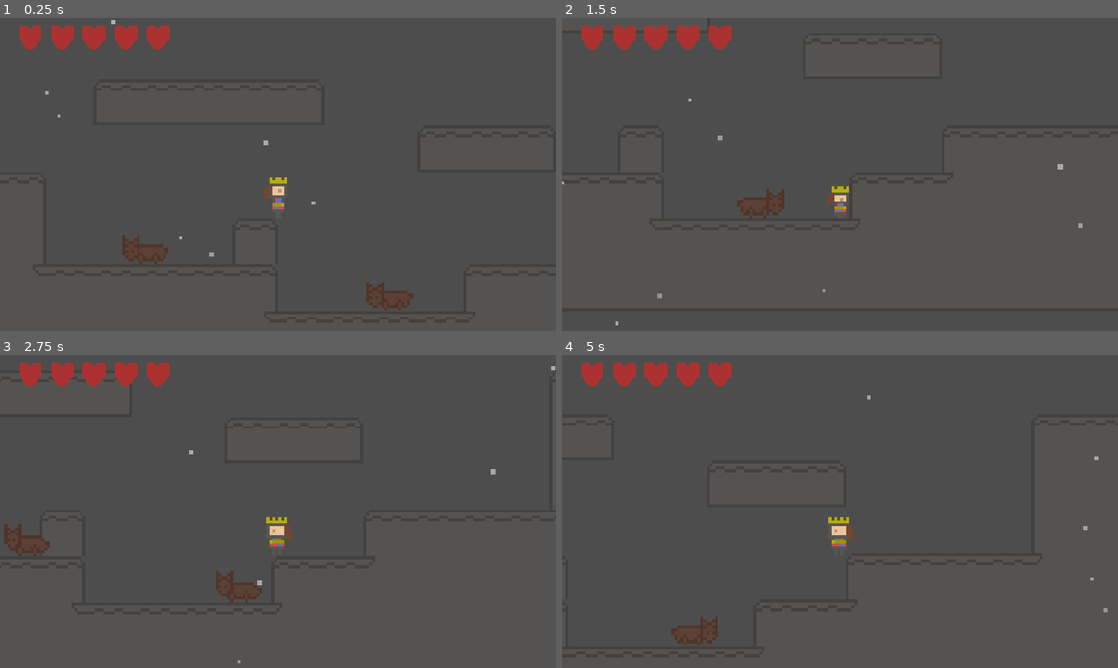
Above: before the commit, frames 1-4 (two rows, left to right).
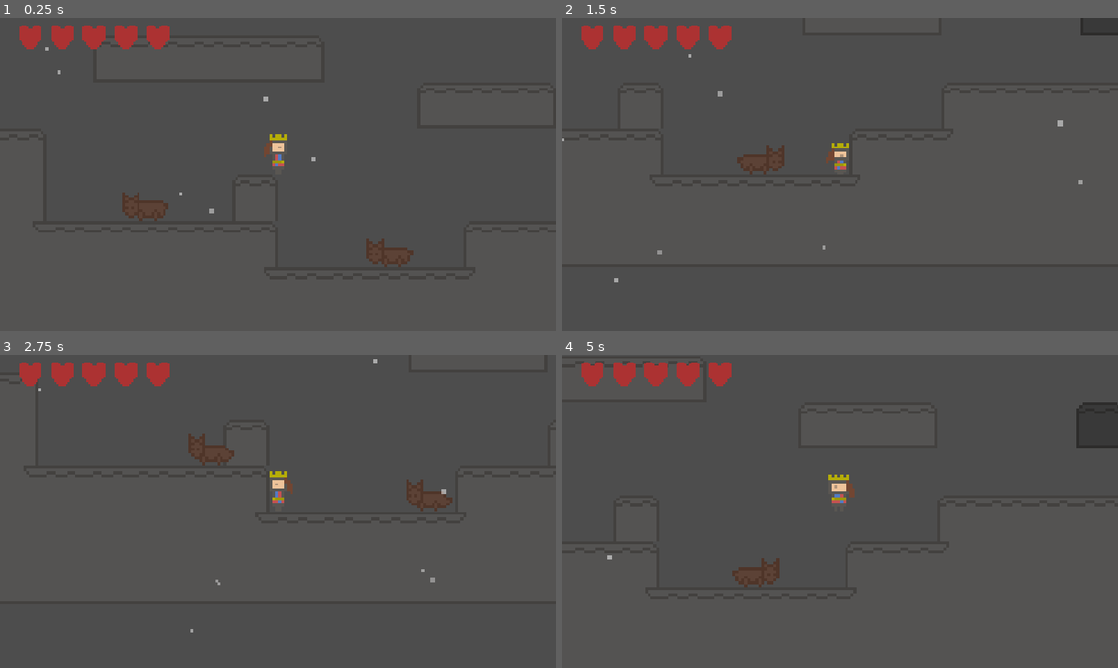
Above: after the commit, the same moments.

Repository: tarfish/queen-of-spades
Game: Godot game, scene res://assets/scenes/area_1.tscn
The game is run twice, just before and just after one commit, with the same random seed, the same clock (stepped at 60 frames per second) and the same inputs.
Inputs:
- Up to frame 1 (0.25 s): no input
- Up to frame 2 (1.5 s): tap Enter at 0.5 s; hold Z (jump) 0.53-1.28 s; hold Right (move_right) from 0.53 s (still down); tap Alt at 1.35 s
- Up to frame 3 (2.75 s): tap Z (jump) at 1.52, 1.55, 1.82 s; release Right (move_right) at 2.03 s; hold Left (move_left) from 2.03 s (still down); hold Z (jump) from 2.03 s (still down); tap Shift at 2.1 s
- Up to frame 4 (5 s): release Left (move_left) at 2.78 s; release Z (jump) at 2.78 s; hold Right (move_right) 2.78-4.28 s; tap Z (jump) at 2.85, 3.02, 3.32, 4.52, 4.55, 4.82 s; hold Z (jump) 3.53-4.28 s; tap Alt at 3.6 s; hold Left (move_left) from 4.28 s (still down); tap Shift at 4.35 s

The runs differ from the first frame. In frame 1, 2.0% of the frame differs, in the area x 8-75%, y 0-94%; in frame 2, 1.4%; in frame 3, 2.0%; in frame 4, 2.1%, in the area x 8-100%, y 12-93%.

Commit message:
nothing works, time to lock in on debugging

Diff:
--- a/assets/scenes/area_1.tscn
+++ b/assets/scenes/area_1.tscn
@@ -356,6 +356,7 @@
 tile_set = SubResource("TileSet_yyir1")
 format = 2
 layer_0/name = "one_way"
+layer_0/tile_data = PackedInt32Array(-131063, 196608, 7)
 layer_1/name = "ground"
 layer_1/tile_data = PackedInt32Array(-8, 0, 1, -7, 262144, 1, -6, 131072, 0, 65530, 131072, 1, 131066, 262144, 1, 13106 …(1480 unchanged characters)…
 
--- a/assets/scenes/crawler.gd
+++ b/assets/scenes/crawler.gd
@@ -100,4 +100,4 @@
 	if body.is_in_group("player"):
 		body.reduce_health()
 		print (body.health)
-		#await get_tree().create_timer(2.0).timeout
+		await get_tree().create_timer(2.0).timeout
--- a/assets/scenes/player.tscn
+++ b/assets/scenes/player.tscn
@@ -56,7 +56,7 @@
 
 [sub_resource type="Animation" id="Animation_0gfpk"]
 resource_name = "jump"
-length = 0.25
+length = 0.75
 tracks/0/type = "value"
 tracks/0/imported = false
 tracks/0/enabled = true
@@ -107,7 +107,6 @@
 High_jump_time = 0.1
 
 [node name="Camera2D" type="Camera2D" parent="."]
-offset = Vector2(0, -15)
 zoom = Vector2(6, 6)
 script = ExtResource("2_8sknh")
 
@@ -187,4 +186,9 @@
 texture = ExtResource("4_4wcc8")
 expand_mode = 2
 
+[node name="Timer" type="Timer" parent="."]
+wait_time = 0.75
+one_shot = true
+
 [connection signal="timeout" from="Coyote_Timer" to="." method="Coyote_Timeout"]
+[connection signal="timeout" from="Timer" to="." method="_on_timer_timeout"]
--- a/assets/scripts/camera_2d.gd
+++ b/assets/scripts/camera_2d.gd
@@ -10,15 +10,19 @@
 
 var noise = FastNoiseLite.new()
 
-#func _physics_process(delta: float) -> void:
-	#if active_shake_time > 0:
-		#shake_time += delta * shake_time_speed
-		#active_shake_time -= delta
+func _physics_process(delta: float) -> void:
+	if active_shake_time > 0:
+		shake_time += delta * shake_time_speed
+		active_shake_time -= delta
 
-		#offset = Vector2(
-			#noise.get_noise_2d(shake_time, 0) * shake_intensity
-			#noise.get_noise_2d(0, shake_time) * shake_intensity
-		#)
+		offset = Vector2(
+			noise.get_noise_2d(shake_time, 0) * shake_intensity,
+			noise.get_noise_2d(0, shake_time) * shake_intensity
+		)
+
+		shake_intensity = max(shake_intensity - shake_decay * delta, 0)
+	else:
+		offset = lerp(offset, Vector2.ZERO, 10.5 * delta)
 func screen_shake(intensity: int, time: float):
 	randomize()
 	noise.seed = randi()
--- a/assets/scripts/player_animator.gd
+++ b/assets/scripts/player_animator.gd
@@ -3,7 +3,6 @@
 @export var player_controller : PlayerController
 @export var animation_player : AnimationPlayer
 @export var sprite : Sprite2D
-
 
 func _process(delta):
 	#for flipping
--- a/assets/scripts/player_controller.gd
+++ b/assets/scripts/player_controller.gd
@@ -7,13 +7,13 @@
 @export var Coyote_Time: float = 0.5
 @export var High_jump_time: float = 0.2
 
-var speed_multiplier = 30.0
-var jump_multiplier = -30.0
+var speed_multiplier = 27.0
+var jump_multiplier = -33.0
 var direction = 0
 var Jump_Buffer: bool = false
 var Jump_Available: bool = true
 var Jump_jump_timer = 0
-var health: float = 100.0
+var health = 100
 
 @onready var heart1 = $UI/Hearts/HBoxContainer/Heart
 @onready var heart2 = $UI/Hearts/HBoxContainer/Heart2
@@ -21,6 +21,8 @@
 @onready var heart4 = $UI/Hearts/HBoxContainer/Heart4
 @onready var heart5 = $UI/Hearts/HBoxContainer/Heart5
 @onready var animationplayer = $PlayerAnimator/AnimationPlayer
+@onready var hurttimer = $Timer
+@onready var camera = $Camera2D
 
 func _physics_process(delta: float) -> void:
 	# Add the gravity
@@ -73,19 +75,21 @@
 
 func reduce_health() -> void:
 	health -= 20
+	camera.screen_shake(8, 10)
 	print ("hurt")
+	get_tree().create_timer(0.5).timeout.connect(_on_timer_timeout)
+	print ("hurt_2")
+	animationplayer.play("hurt")
 	if health == 80:
 		heart1.hide()
-		animationplayer.play("hurt")
 	elif health == 60:
 		heart2.hide()
-		animationplayer.play("hurt")
 	elif health == 40:
 		heart3.hide()
-		animationplayer.play("hurt")
 	elif health == 20:
 		heart4.hide()
-		animationplayer.play("hurt")
 	elif health == 0:
 		heart5.hide()
-		animationplayer.play("hurt")
+
+func _on_timer_timeout() -> void:
+	animationplayer.play("idle")
